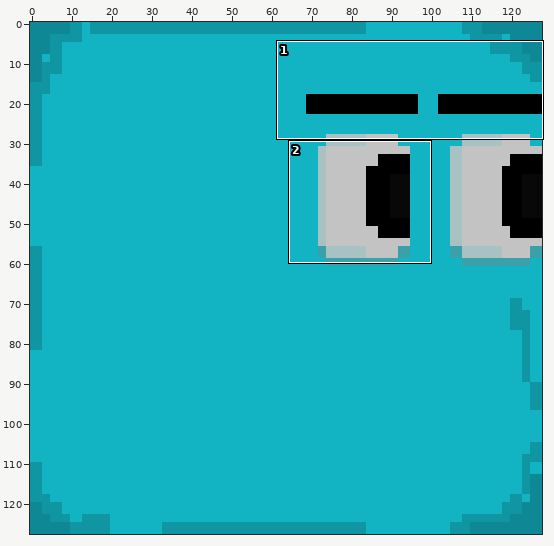
Two versions of one sprite sheet, arquivos/images/cubeCleber_128x.png. Above, an overview of the earlier version with the close-up marked.
Close-up. Before:
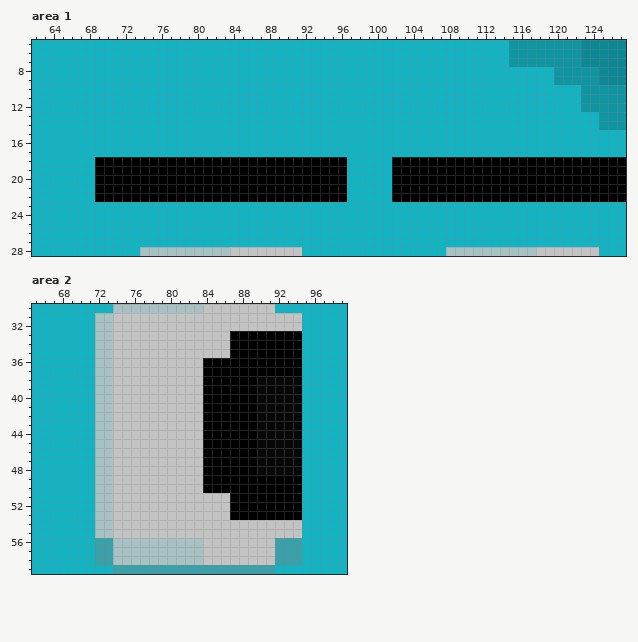
The file is 128x128 pixels. Colours within 5 levels of each other are drawn and written as one. Shown: area 1: x 62..127, y 5..28; area 2: x 65..99, y 30..59.
And afterwards:
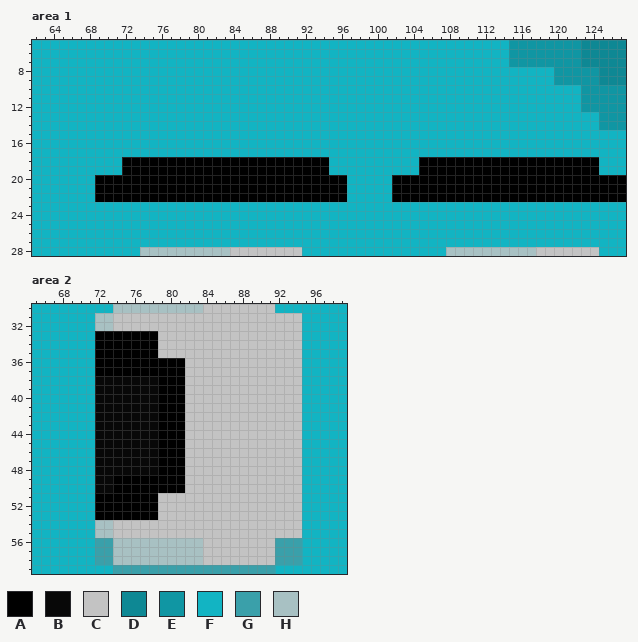
Palette (. is transparent): A #000000  B #080808  C #c3c3c3  D #0e8894  E #1096a3  F #12b4c3  G #3aa0aa  H #a8c1c3
Commit message: 'Cleber' skin re-worked
What changed:
Area 1:
The edit turns colour A into colour F in rows 18 to 19 at x 69 to 71, 95 to 96, 102 to 104 and 125 to 127.
Area 2:
The edit turns colour C into colour A in rows 33 to 35 at x 74 to 78; in rows 36 to 37 at x 74 to 81; in rows 38 to 48 at x 79 to 81; in rows 49 to 50 at x 74 to 81; in rows 51 to 53 at x 74 to 78.
The edit turns colour H into colour A in rows 33 to 37 at x 72 to 73; in rows 51 to 53 at x 72 to 73.
The edit turns colour C into colour B in rows 38 to 48 at x 74 to 78.
The edit turns colour H into colour B in rows 38 to 50 at x 72 to 73.
The edit turns colour A into colour C in rows 33 to 35 at x 87 to 94; in rows 36 to 37 at x 84 to 94; in rows 38 to 48 at x 84 to 89; in rows 49 to 50 at x 84 to 94; in rows 51 to 53 at x 87 to 94.
The edit turns colour B into colour C in rows 38 to 48 at x 90 to 94.
